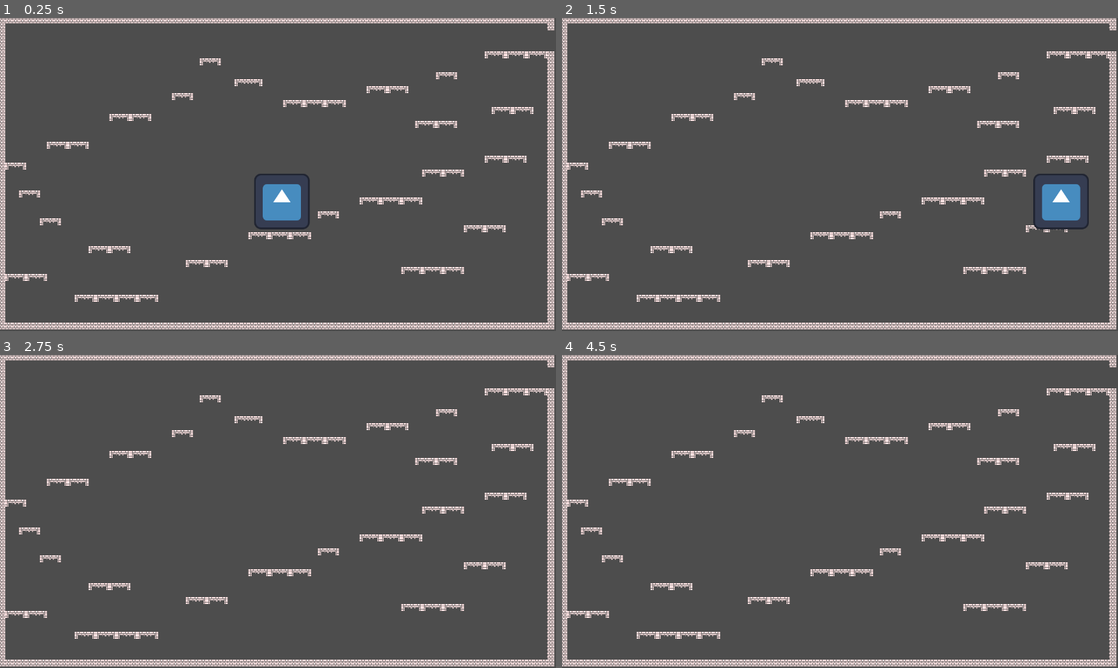
Above: before the commit, frames 1-4 (two rows, left to right).
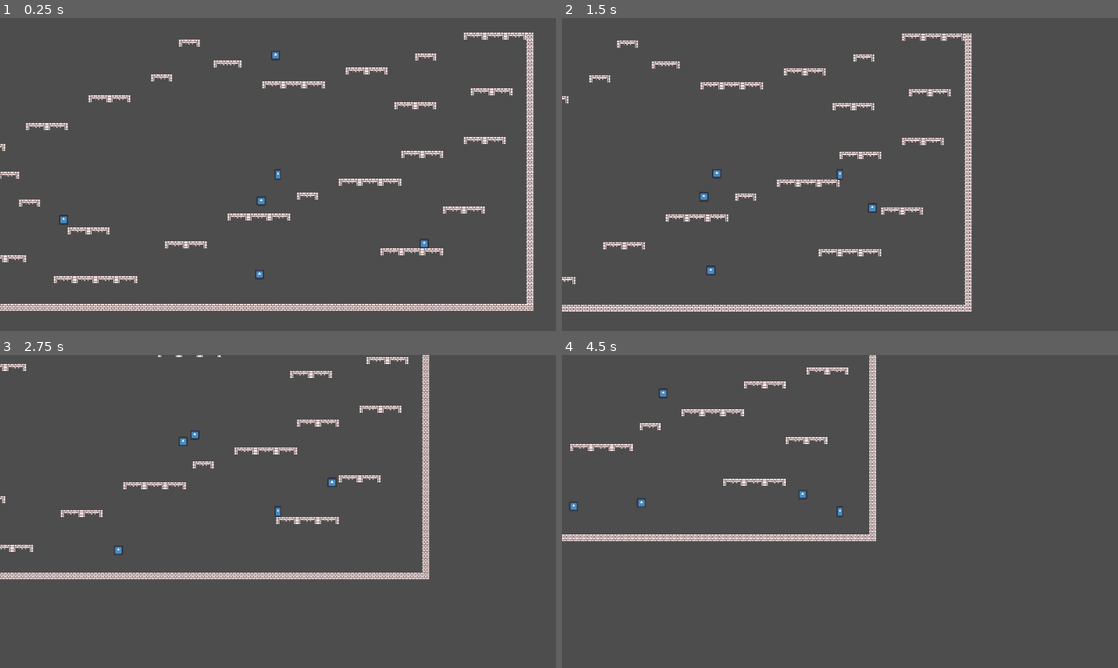
Above: after the commit, the same moments.

Repository: EXLAIZOR/tick-times
Game: Godot game, scene res://Scenes/level1.tscn
Two runs of this game, one before a commit and one after it. Both use one fixed random seed, a clock stepped at 60 frames per second and the inputs below. The engine's default icon, where the game draws it, is replaced by a stand-in: a white triangle on a blue panel in a dark square.
Inputs:
- Up to frame 1 (0.25 s): no input
- Up to frame 2 (1.5 s): tap Enter (ui_accept) at 0.5, 0.77 s; hold Right (ui_right) from 0.53 s (still down)
- Up to frame 3 (2.75 s): tap Enter (ui_accept) at 1.52 s; release Right (ui_right) at 2.03 s; hold Left (ui_left) from 2.03 s (still down)
- Up to frame 4 (4.5 s): release Left (ui_left) at 2.78 s; hold Right (ui_right) 2.78-4.28 s; tap Enter (ui_accept) at 3.02, 3.77 s; hold Left (ui_left) from 4.28 s (still down)

The runs differ from the first frame. In frame 1, 16% of the frame differs, in the area x 0-100%, y 0-100%; in frame 2, 14%; in frame 3, 13%; in frame 4, 12%.

Commit message:
Enemies Finally
Great

Diff:
--- a/Scenes/level1.tscn
+++ b/Scenes/level1.tscn
@@ -3,7 +3,6 @@
 [ext_resource type="PackedScene" uid="uid://2xm1dxonhn47" path="res://enemy.tscn" id="1_c5erv"]
 [ext_resource type="Texture2D" uid="uid://dr2fhqda2tcg8" path="res://assets/images/Tilemap/LittleJumper1bitAssets/Tileset/1bitfull_tileset.png" id="1_sbmc0"]
 [ext_resource type="PackedScene" uid="uid://bif7kogln61f3" path="res://player.tscn" id="2_vly50"]
-[ext_resource type="PackedScene" uid="uid://dq3kvpui6p77j" path="res://bullet.tscn" id="4_lyd6k"]
 
 [sub_resource type="TileSetAtlasSource" id="TileSetAtlasSource_8j1ym"]
 texture = ExtResource("1_sbmc0")
@@ -165,6 +164,3 @@
 
 [node name="Enemy5" parent="." unique_id=1543526600 instance=ExtResource("1_c5erv")]
 position = Vector2(1000, 532)
-
-[node name="Bullet" parent="." unique_id=963133311 instance=ExtResource("4_lyd6k")]
-position = Vector2(549, 422)
--- a/collisionshapeenemy.tres
+++ b/collisionshapeenemy.tres
@@ -1,3 +1,4 @@
 [gd_resource type="RectangleShape2D" format=3 uid="uid://cjom1gyk8xxo5"]
 
 [resource]
+size = Vector2(20, 23)
--- a/enemy.tscn
+++ b/enemy.tscn
@@ -30,20 +30,25 @@
 shape = ExtResource("3_epg4t")
 
 [node name="Area2D" type="Area2D" parent="CollisionShape2D" unique_id=191575457]
+collision_layer = 4
 
 [node name="CollisionShape2D" type="CollisionShape2D" parent="CollisionShape2D/Area2D" unique_id=597117136]
 shape = ExtResource("3_epg4t")
 
-[node name="AttackComponents" type="Area2D" parent="." unique_id=1162790735]
+[node name="AttackComponents" type="Area2D" parent="CollisionShape2D/Area2D" unique_id=1162790735]
+collision_layer = 4
+collision_mask = 0
 script = ExtResource("5_epg4t")
 attack = SubResource("Resource_wujgv")
 metadata/_custom_type_script = "uid://d3lekxp3p1unq"
 
-[node name="CollisionShape2D" type="CollisionShape2D" parent="AttackComponents" unique_id=1736191266]
+[node name="CollisionShape2D" type="CollisionShape2D" parent="CollisionShape2D/Area2D/AttackComponents" unique_id=1736191266]
+position = Vector2(0, 1.5)
 shape = ExtResource("3_epg4t")
 
 [node name="HealthComponent" type="Node" parent="." unique_id=1132379041 node_paths=PackedStringArray("ROOT")]
 script = ExtResource("6_3yqyl")
+MAX_HEALTH = 10
 ROOT = NodePath("..")
 metadata/_custom_type_script = "uid://cvbo4qktol0gj"
 
